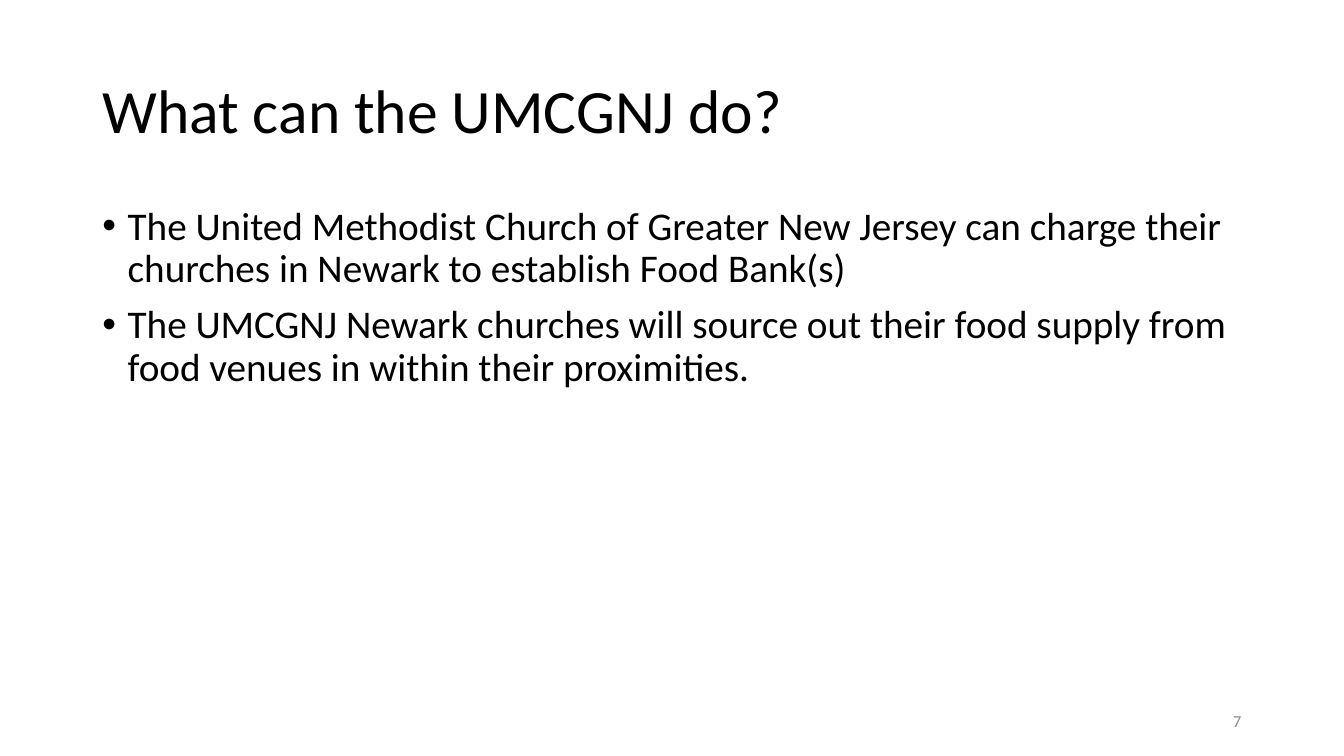
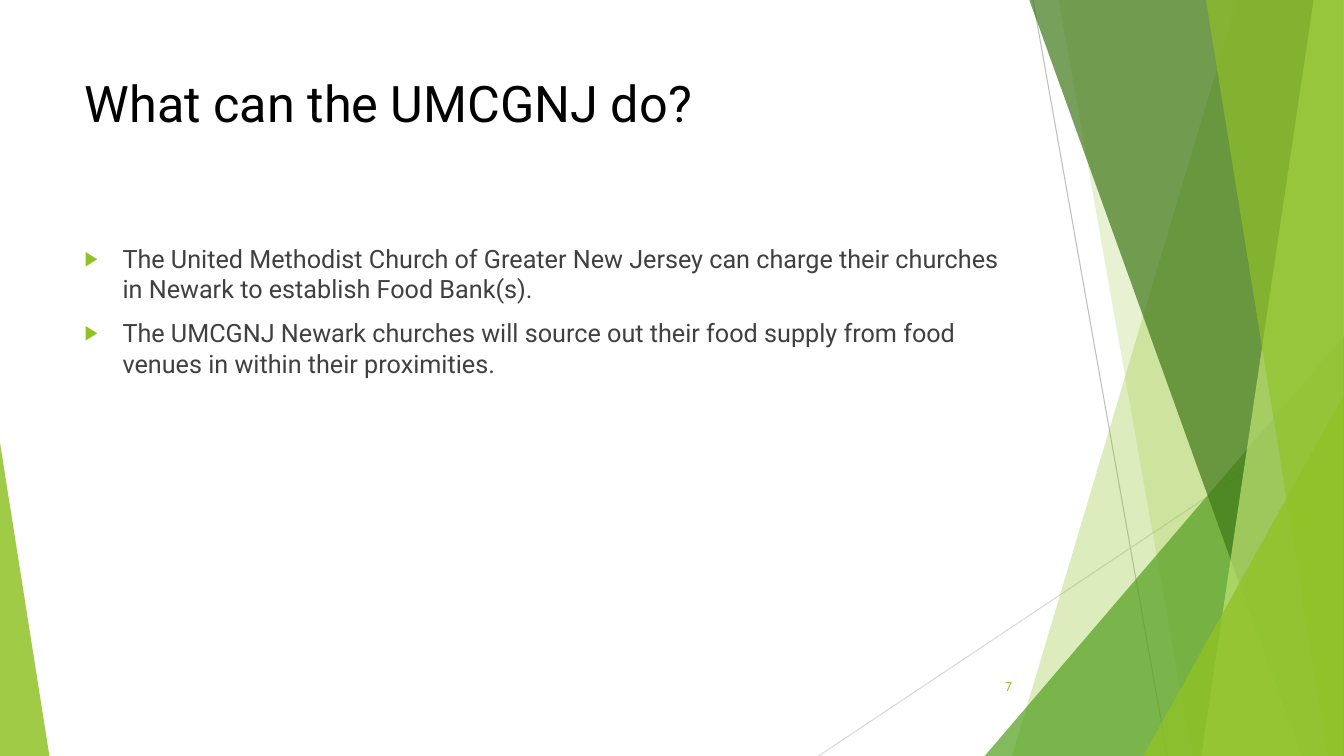
Before and after one commit to ussh0430/Applied-Data-Science-Capstone, a slide deck: slide 7 of Capstone Final Project Presentation.pptx. Drawn at 1344x756 pixels with LibreOffice and Linux fonts; fonts in the diff are those of the drawing. Boxes give left, top, right and bottom in pixels: in the first picture for what was removed or moved away, otherwise in the second. Text is boxed around its words. In the diff, an @@ line names an element or a change of style, - is before the commit and + after.

```diff
--- a/Capstone Final Project Presentation.pptx
+++ b/Capstone Final Project Presentation.pptx
@@ title "What can the UMCGNJ do?": place and size @@
-title "What can the UMCGNJ do?" at [102, 90, 781, 134]
+title "What can the UMCGNJ do?" at [85, 84, 692, 123]
@@ title "What can the UMCGNJ do?" at [85, 84, 692, 123]: size 44 to 36 pt, font Calibri to Roboto; line spacing 0.9 to 1; vertical alignment middle to top @@
@@ text "The United Methodist Church of ...": place and size @@
-text "The United Methodist Church of ..." at [128, 212, 1226, 388]
+text "The United Methodist Church of ..." at [123, 249, 998, 378]
@@ text at [123, 249, 998, 304]: text changed; size 28 to 18 pt; font Calibri to Roboto; text colour #000000 to #404040 @@
-• The United Methodist Church of Greater New Jersey can charge their churches in Newark to establish Food Bank(s)
+▶ The United Methodist Church of Greater New Jersey can charge their churches in Newark to establish Food Bank(s).
@@ text at [123, 323, 955, 378]: size 28 to 18 pt, font Calibri to Roboto, text colour #000000 to #404040 in "The UMCGNJ Newark churches will source out ..."; bullet • to ▶; line spacing 0.9 to 1 @@
@@ group added at [0, 0, 1344, 756]: 5 freeform shapes, 3 triangles, 2 lines @@
@@ page number: place and size @@
-page number at [1233, 716, 1241, 727]
+page number at [1005, 682, 1012, 691]
@@ page number at [1005, 682, 1012, 691]: size 12 to 9 pt, font Calibri to Roboto, text colour #8C8C8C to #90C226 @@
```
Also in this commit, not shown: 15 other slides changed, 1 other file.
